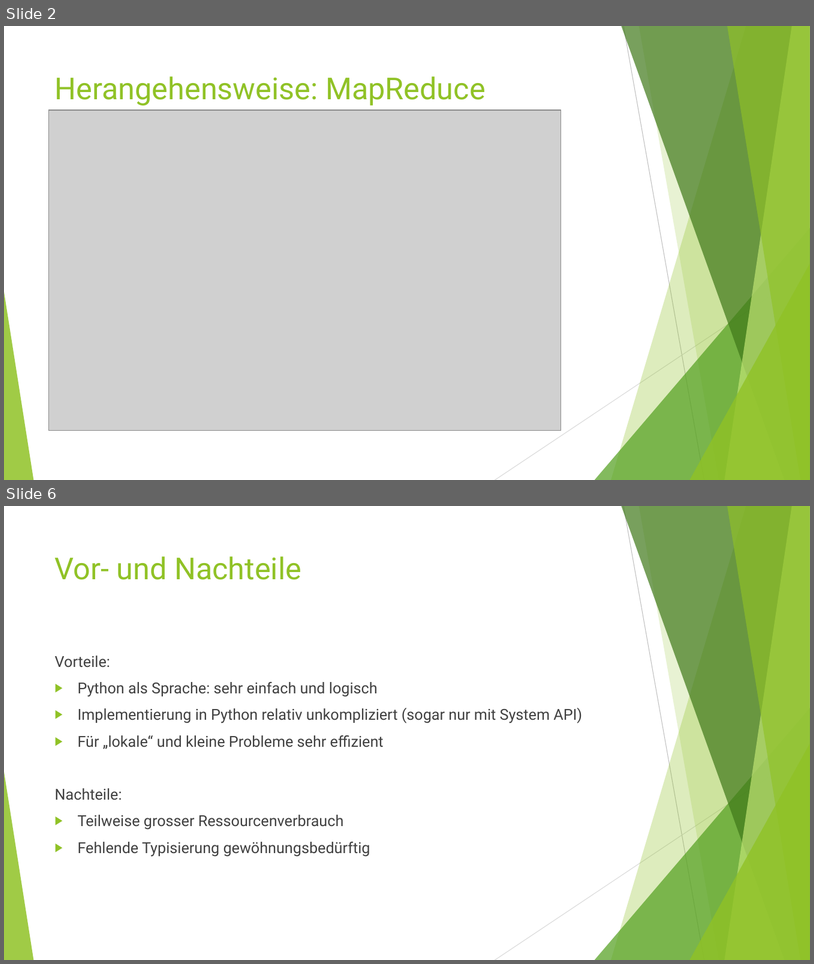
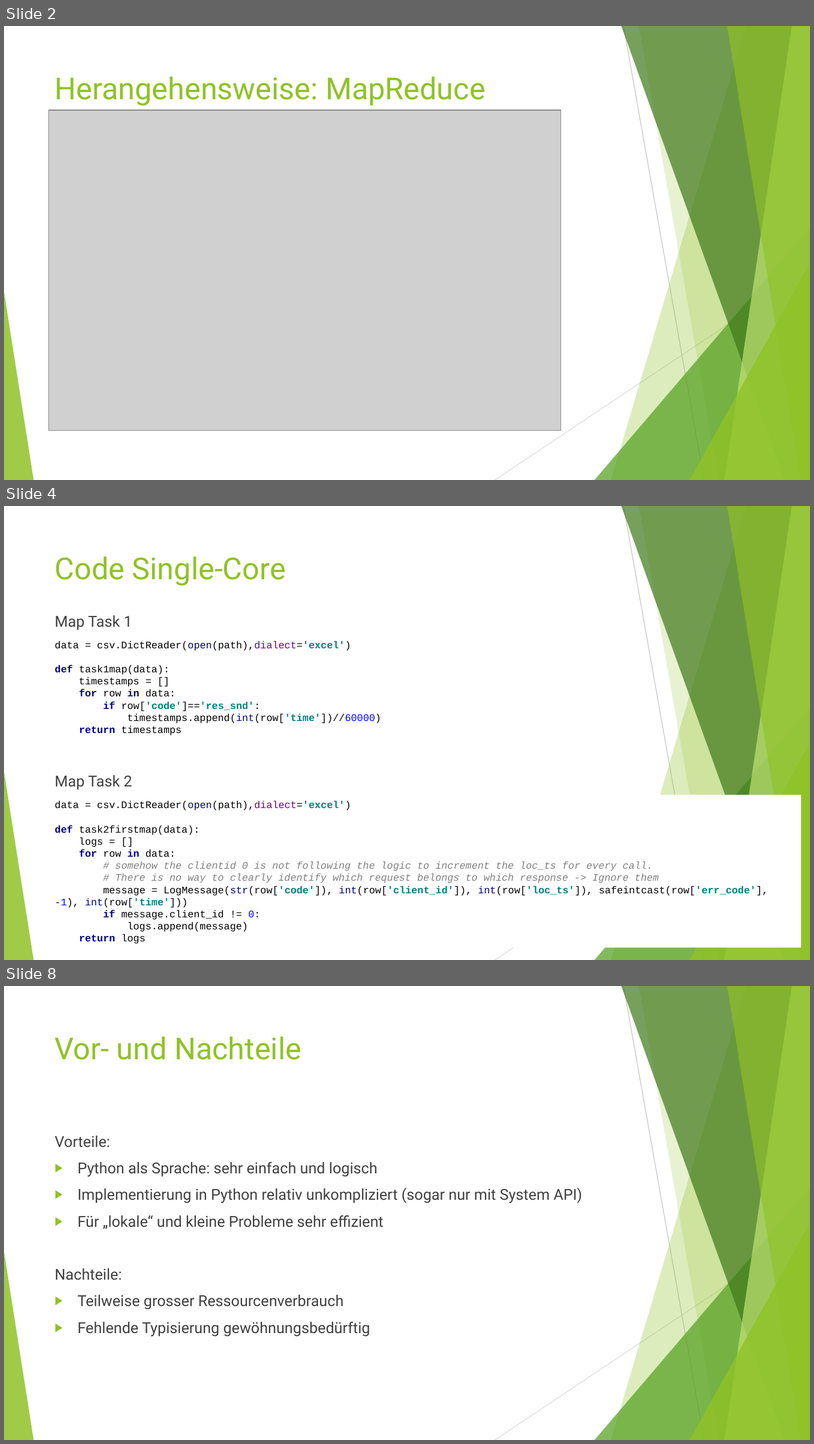
Before and after one commit to MarwinPhilips/ADMPython, a slide deck: 20170613 MapReduce Python.pptx. Shown one above the other, each under a label of ours: slides 2 and 6 before the commit, slides 2, 4 and 8 after it; the slides between them are not shown. The pictures are 814x964 and 814x1444 pixels, drawn with LibreOffice and Linux fonts; fonts in the diff are those of the drawing; grey boxes stand for pictures. Boxes give left, top, right and bottom in pixels: in the first picture for what was removed or moved away, otherwise in the second. Text is boxed around its words. In the diff, an @@ line names an element or a change of style, - is before the commit and + after.

Commit message:
Präsentation überarbeitet, Messung für Single-Core optimiert

```diff
--- a/20170613 MapReduce Python.pptx
+++ b/20170613 MapReduce Python.pptx
@@ slide 4 added at box(4, 506, 810, 960), background #FFFFFF; not listed: 10 template elements that a slide beside it also shows @@
@@ title added at box(55, 556, 286, 586), 36 pt, text #90C226 @@
+Code Single-Core
@@ text added at box(55, 615, 132, 789), 18 pt, text #404040 @@
+Map Task 1
+Map Task 2
@@ text added at box(55, 640, 381, 735), 12 pt, text #000000 @@
+data = csv.DictReader(open(path),dialect='excel')
+def task1map(data):
+timestamps = []
+for row in data:
+if row['code']=='res_snd':
+timestamps.append(int(row['time'])//60000)
+return timestamps
@@ text added at box(55, 801, 768, 943), 12 pt, text #000000 @@
+data = csv.DictReader(open(path),dialect='excel')
+def task2firstmap(data):
+logs = []
+for row in data:
+# somehow the clientid 0 is not following the logic to increment the loc_ts for every call.
+# There is no way to clearly identify which request belongs to which response -> Ignore them
+message = LogMessage(str(row['code']), int(row['client_id']), int(row['loc_ts']), safeintcast(row['err_code'], -1), int(row['time']))
+if message.client_id != 0:
+logs.append(message)
+return logs
@@ what was slide 6 is now slide 8 @@
```
Also in this commit, not shown: 2 slides changed, 2 other slides added, 1 slide removed, 3 other files.
